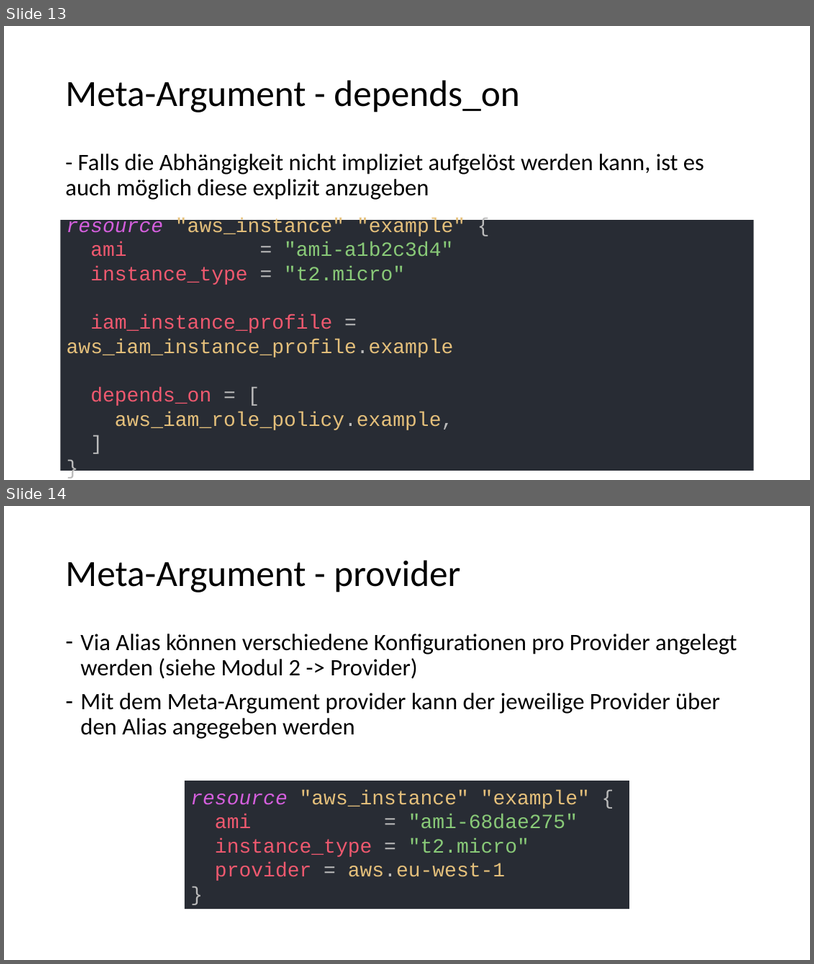
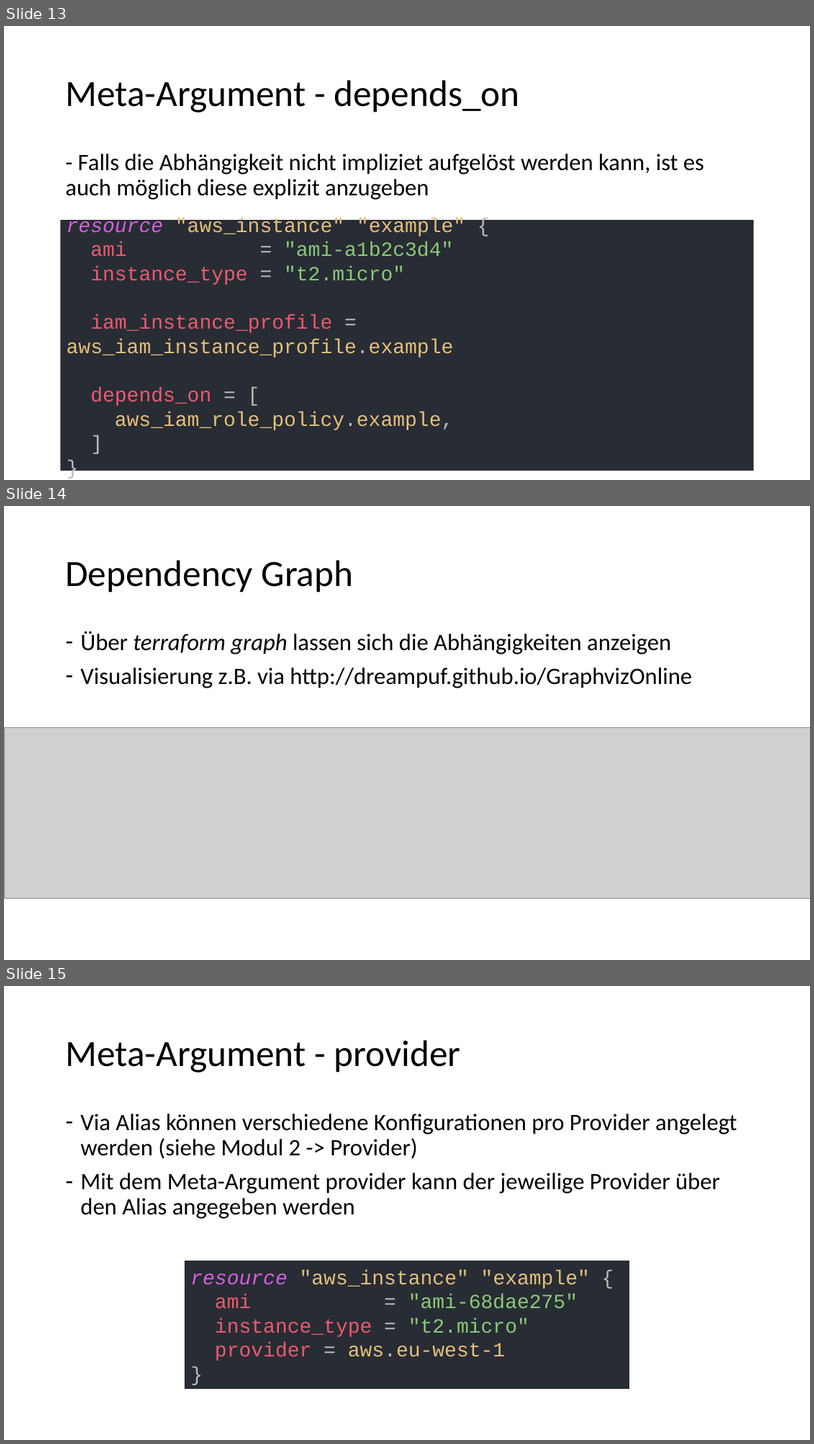
Before and after one commit to djakielski/terraform-schulung, a slide deck: Modul_3_Ressources/Ressources.pptx. Shown one above the other, each under a label of ours: slides 13 and 14 before the commit, slides 13, 14 and 15 after it. The pictures are 814x964 and 814x1444 pixels, drawn with LibreOffice and Linux fonts; fonts in the diff are those of the drawing; grey boxes stand for pictures. Boxes give left, top, right and bottom in pixels: in the first picture for what was removed or moved away, otherwise in the second. Text is boxed around its words. In the diff, an @@ line names an element or a change of style, - is before the commit and + after.

Commit message:
Added slide for terraform graph

```diff
--- a/Modul_3_Ressources/Ressources.pptx
+++ b/Modul_3_Ressources/Ressources.pptx
@@ slide 14 added at bbox=[4, 506, 810, 960], background #FFFFFF @@
@@ title added at bbox=[65, 560, 354, 592], 44 pt, text #000000 @@
+Dependency Graph
@@ text added at bbox=[80, 631, 692, 688], 28 pt, text #000000 @@
+– Über terraform graph lassen sich die Abhängigkeiten anzeigen
+– Visualisierung z.B. via http://dreampuf.github.io/GraphvizOnline
@@ picture added at bbox=[4, 728, 810, 898] @@
@@ what was slide 14 is now slide 15 @@
```
Also in this commit, not shown: 1 slide changed.
